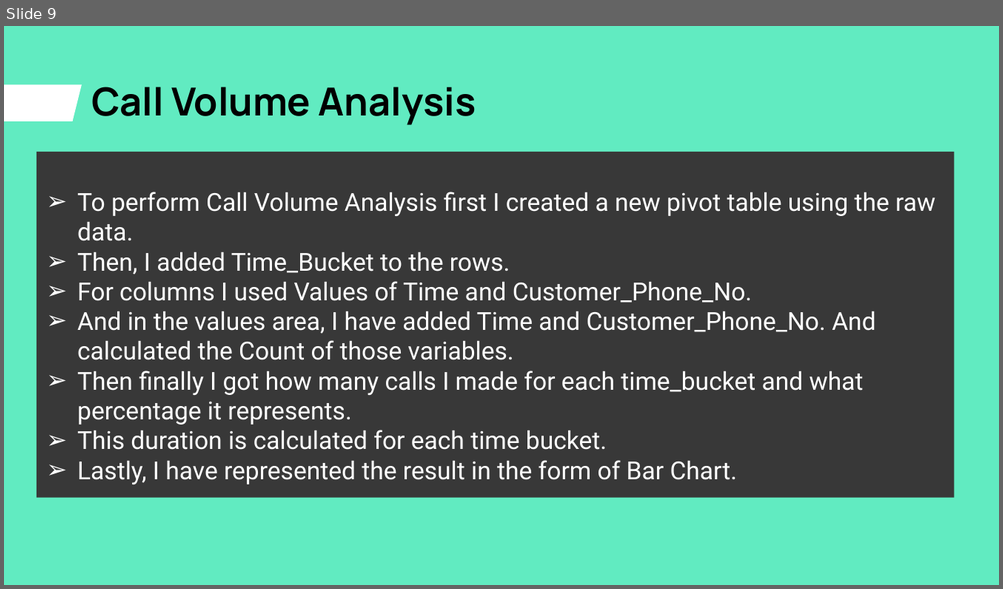
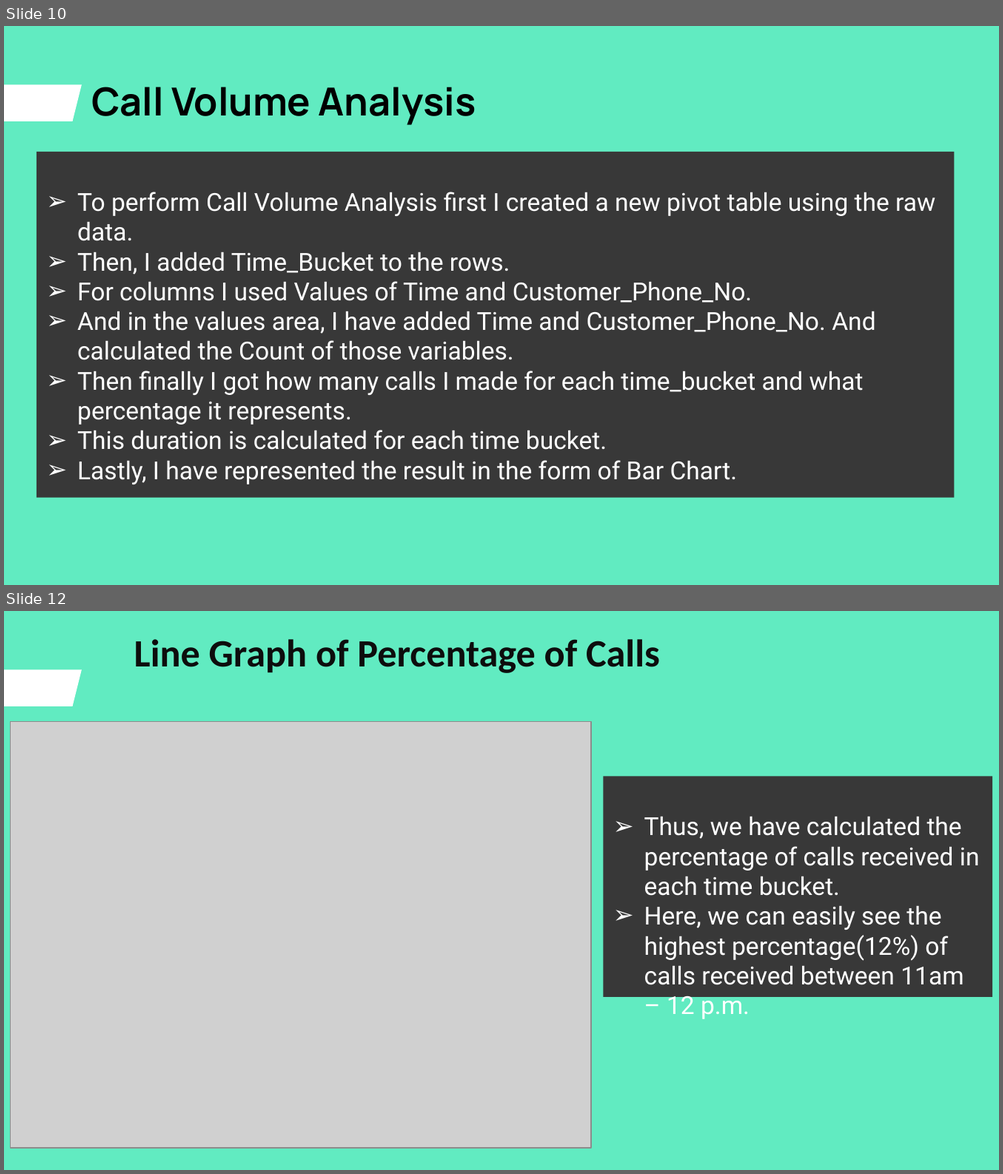
Before and after one commit to ShindeYash/ABC_Call_Volume_Trend, a slide deck: Call_Volume_Trend_Analysis_Report.pptx. Shown one above the other, each under a label of ours: slide 9 before the commit, slides 10 and 12 after it; the slides between them are not shown. The pictures are 1003x589 and 1003x1174 pixels, drawn with LibreOffice and Linux fonts; fonts in the diff are those of the drawing; grey boxes stand for pictures. Boxes give left, top, right and bottom in pixels: in the first picture for what was removed or moved away, otherwise in the second. Text is boxed around its words. In the diff, an @@ line names an element or a change of style, - is before the commit and + after.

```diff
--- a/Call_Volume_Trend_Analysis_Report.pptx
+++ b/Call_Volume_Trend_Analysis_Report.pptx
@@ slide 12 added at bbox=[4, 611, 999, 1170], background #61EBC1; not listed: 1 template element that a slide beside it also shows @@
@@ title added at bbox=[134, 639, 660, 673], 28 pt, text #0D0D0D, bold @@
+Line Graph of Percentage of Calls
@@ picture added at bbox=[11, 721, 592, 1148] @@
@@ rectangle added at bbox=[603, 776, 992, 997], fill #383838, 18 pt, text #FFFFFF @@
+➢ Thus, we have calculated the percentage of calls received in each time bucket.
+➢ Here, we can easily see the highest percentage(12%) of calls received between 11am – 12 p.m.
@@ what was slide 9 is now slide 10 @@
```
Also in this commit, not shown: 4 slides changed, 6 other slides added, 6 slides removed, 5 other files.
